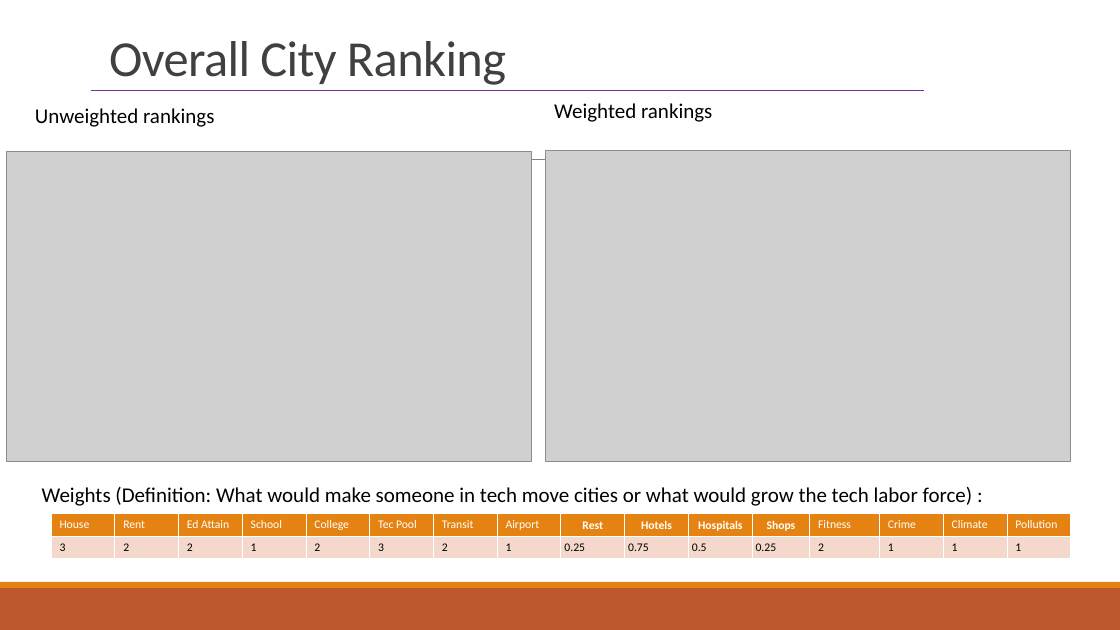
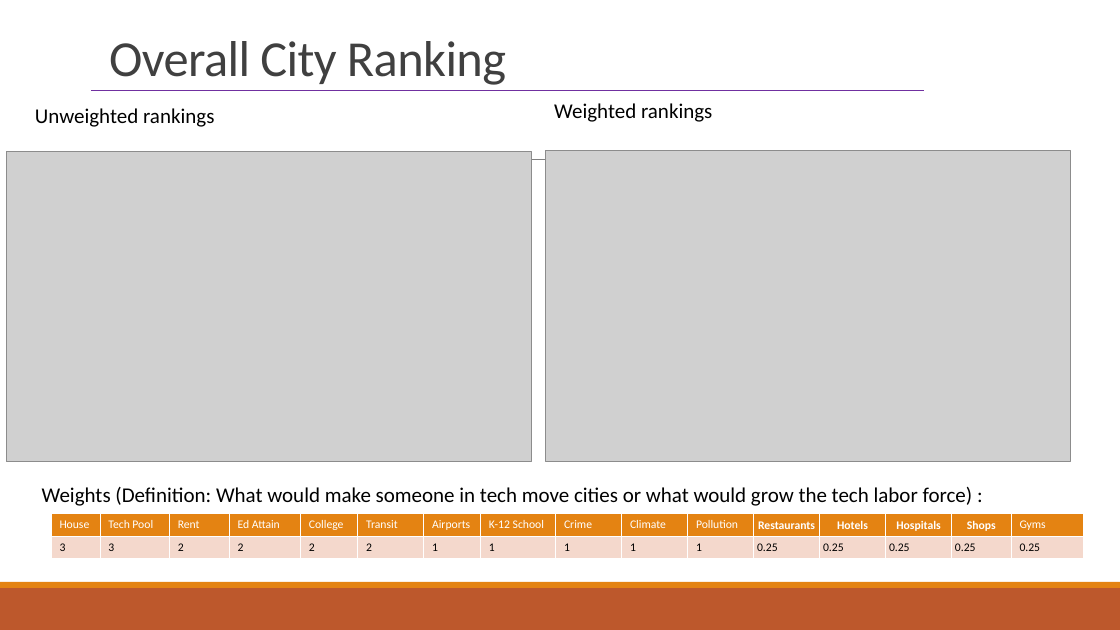
Before and after one commit to indranik/BC_Project1, a slide deck: slide 23 of Project1_Presentation.pptx. Drawn at 1120x630 pixels with LibreOffice and Linux fonts; fonts in the diff are those of the drawing; grey boxes stand for pictures. Boxes give left, top, right and bottom in pixels: in the first picture for what was removed or moved away, otherwise in the second. Text is boxed around its words. In the diff, an @@ line names an element or a change of style, - is before the commit and + after.

```diff
--- a/Project1_Presentation.pptx
+++ b/Project1_Presentation.pptx
@@ table at [51,514,1087,559] @@
-row 1: House | Rent | Ed Attain | School | College | Tec Pool | Transit | Airport | Rest | Hotels | Hospitals | Shops | Fitness | Crime | Climate | Pollution
+row 1: House | Tech Pool | Rent | Ed Attain | College | Transit | Airports | K-12 School | Crime | Climate | Pollution | Restaurants | Hotels | Hospitals | Shops | Gyms
-row 2: 3 | 2 | 2 | 1 | 2 | 3 | 2 | 1 | 0.25 | 0.75 | 0.5 | 0.25 | 2 | 1 | 1 | 1
+row 2: 3 | 3 | 2 | 2 | 2 | 2 | 1 | 1 | 1 | 1 | 1 | 0.25 | 0.25 | 0.25 | 0.25 | 0.25
@@ table: place and size @@
-table at [51,514,1073,559]
+table at [51,514,1087,559]
```
Also in this commit, not shown: 1 slide added, 3 other files.
